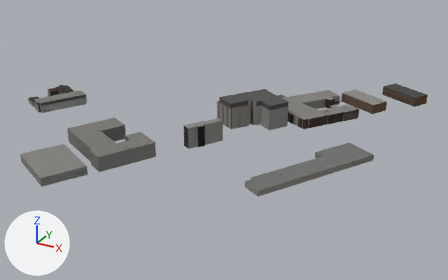
The glTF model v2/tiles/t_4_-3.far.glb as it was, and as the next commit left it.
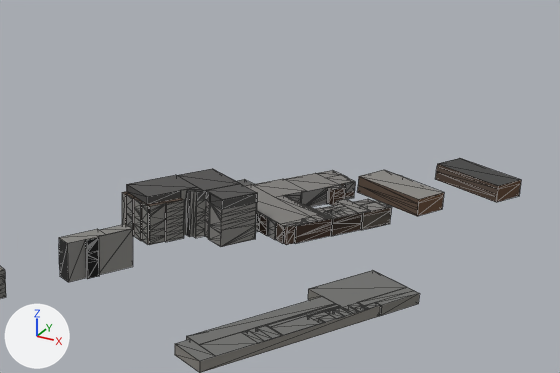
The first picture shows the older version from a 50 mm camera at (1345.0, 279.0, 165.0) aimed at (1151.0, 632.0, -11.0). The close-ups show the older and then the newer version on the part from 34% to 100% of the width and 0% to 70% of the height of that picture. Only the edits that show in the close-ups are written down. Every picture has the same lights, and +X, +Y and +Z are marked at lower left. The close-ups show mesh edges as thin lines. Where no turn or scale is listed for an object, it has been applied to the vertices. Vertices at exactly the same position are counted once.

The first close-up shows 'opaque'.
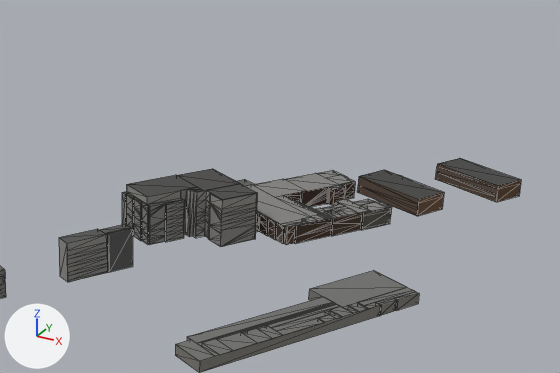
Pixel boxes [x1, y1, x2, y2] of what changed, in the close-ups (560 x 373 px; the box of a moved part takes in the faces that stretch with it):
part 1 of me_opaque, moved or reshaped: before [67, 224, 420, 357]; after [67, 224, 419, 356]
part 2 of me_opaque, surface changed: [59, 238, 200, 372] in both

Patch to the scene script:
```diff
--- a/v2/tiles/t_4_-3.far.glb.py
+++ b/v2/tiles/t_4_-3.far.glb.py
@@ me_opaque @@
 # used by ob_opaque; location = (1130.7, 630.9, 8.9)
-me_opaque.from_pydata(...)  # 1306 vertices, 1529 faces; spans x -134.0..134.0, y -129.0..129.0, z -9.0..9.0
+me_opaque.from_pydata(...)  # 1288 vertices, 1508 faces; spans x -134.0..134.0, y -129.0..129.0, z -9.0..9.0
+# me_opaque part 1
+# 88 vertices are removed from x 14.0..117.0, y -72.0..-22.0, z -9.0..5.0
+# 159 faces are deleted
+# 6 vertices move from x 25.0..111.0, y -53.0..-25.0, z -9.0..-5.0 to x 27.0..111.0, y -53.0..-25.0, z -9.0..-5.0
+# 49 vertices are added at x 19.0..127.0, y -74.0..-4.0, z -9.0..5.0
+# 5 new vertices lie (-5.0, -8.0, 0.0) away from vertices in x 32.0..128.0, y -58.0..-5.0, z -9.0..5.0
+# 8 new vertices lie (8.0, 13.0, 0.0) away from vertices in x 19.0, y -45.0, z -8.0..3.0
+# 8 new vertices lie (0.0, 0.0, 4.0) away from vertices in x 76.0..109.0, y -70.0..-22.0, z -9.0
+# 138 new faces join them
+# me_opaque part 2: 30 kept faces spanning x -131.0..106.0, y -81.0..-5.0, z -9.0..5.0 get new texture (UV) coordinates
 me_opaque.materials.append(mat_palettematerial001)
```
